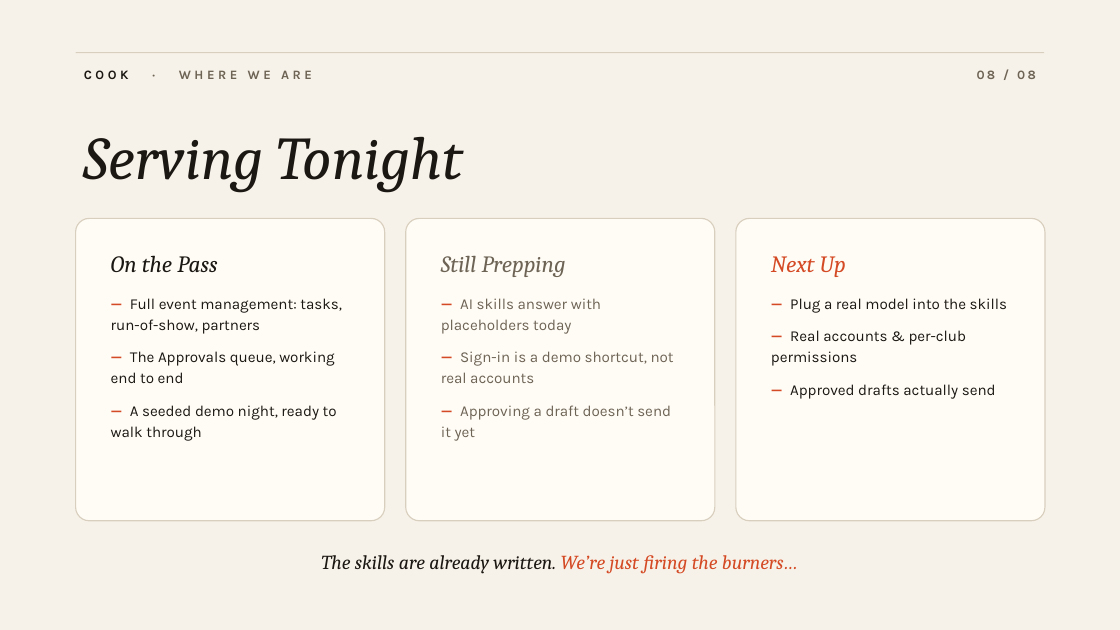
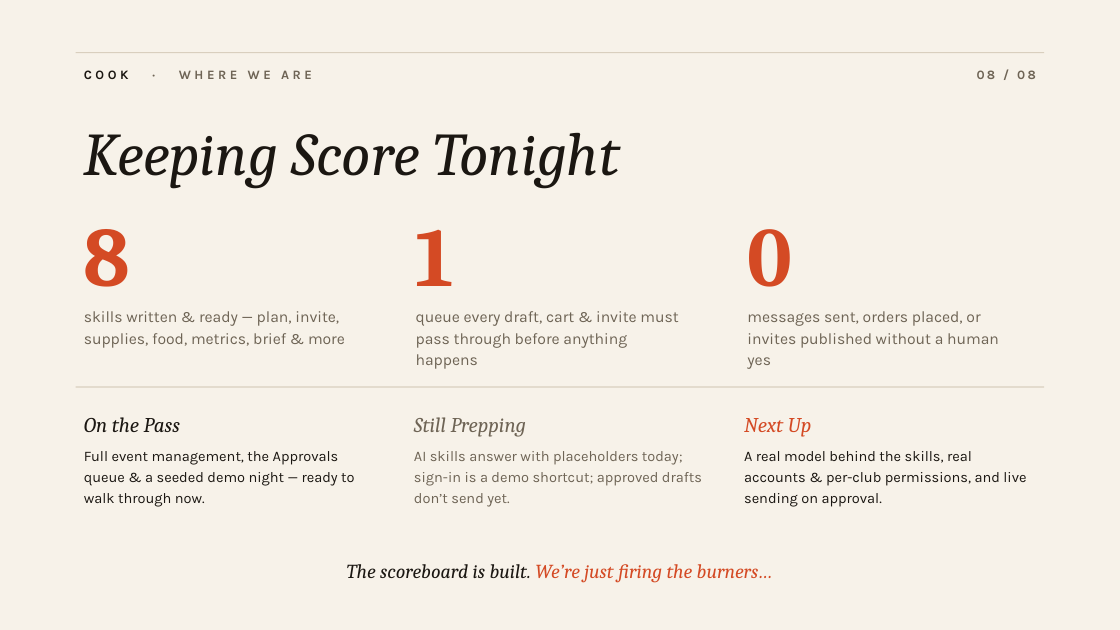
Before and after one commit to idildogaturkmen/COOK, a slide deck: slide 8 of docs/cook-demo.pptx. Drawn at 1120x630 pixels with LibreOffice and Linux fonts; fonts in the diff are those of the drawing. Boxes give left, top, right and bottom in pixels: in the first picture for what was removed or moved away, otherwise in the second. Text is boxed around its words. In the diff, an @@ line names an element or a change of style, - is before the commit and + after.

```diff
--- a/docs/cook-demo.pptx
+++ b/docs/cook-demo.pptx
@@ text at (84,132,619,189): text changed @@
-Serving Tonight
+Keeping Score Tonight
@@ rounded rectangle removed at (76,218,385,521) @@
@@ text added at (84,229,131,287), 72 pt, text #D44A24, bold @@
+8
@@ rounded rectangle removed at (406,218,715,521) @@
@@ text added at (416,230,454,286), 72 pt, text #D44A24, bold @@
+1
@@ rounded rectangle removed at (736,218,1045,521) @@
@@ text added at (747,229,792,287), 72 pt, text #D44A24, bold @@
+0
@@ text added at (84,311,345,348), 13.5 pt, text #6E6455 @@
+skills written & ready — plan, invite, supplies, food, metrics, brief & more
@@ text added at (416,311,678,369), 13.5 pt, text #6E6455 @@
+queue every draft, cart & invite must pass through before anything happens
@@ text added at (747,311,999,369), 13.5 pt, text #6E6455 @@
+messages sent, orders placed, or invites published without a human yes
@@ rectangle added at (76,386,1044,387), fill #D9CFBE @@
@@ text "On the Pass": place and size @@
-text "On the Pass" at (111,255,342,441)
+text "On the Pass" at (84,417,354,507)
@@ text at (84,417,180,432): size 20 to 18 pt in "On the Pass"; less space between paragraphs @@
@@ text "Still Prepping": place and size @@
-text "Still Prepping" at (441,256,674,441)
+text "Still Prepping" at (414,417,702,507)
@@ text at (414,417,526,437): size 20 to 18 pt in "Still Prepping"; less space between paragraphs @@
@@ text "Next Up": place and size @@
-text "Next Up" at (771,256,1007,399)
+text "Next Up" at (744,418,1026,507)
@@ text at (744,418,812,437): size 20 to 18 pt in "Next Up"; less space between paragraphs @@
@@ text at (84,451,354,507): text changed; size 13 to 12.5 pt @@
-— Full event management: tasks, run-of-show, partners
-— The Approvals queue, working end to end
-— A seeded demo night, ready to walk through
+Full event management, the Approvals queue & a seeded demo night — ready to walk through now.
@@ text at (414,451,702,507): text changed; size 13 to 12.5 pt @@
-— AI skills answer with placeholders today
-— Sign-in is a demo shortcut, not real accounts
-— Approving a draft doesn’t send it yet
+AI skills answer with placeholders today; sign-in is a demo shortcut; approved drafts don’t send yet.
@@ text at (744,451,1026,507): text changed; size 13 to 12.5 pt @@
-— Plug a real model into the skills
-— Real accounts & per-club permissions
-— Approved drafts actually send
+A real model behind the skills, real accounts & per-club permissions, and live sending on approval.
@@ text at (347,564,773,583): text changed; text colour #1B1712 to #D44A24 @@
-The skills are already written. We’re just firing the burners…
+The scoreboard is built. We’re just firing the burners…
```
Also in this commit, not shown: 6 other slides changed, 1 slide added, 1 slide removed, 1 other file.
